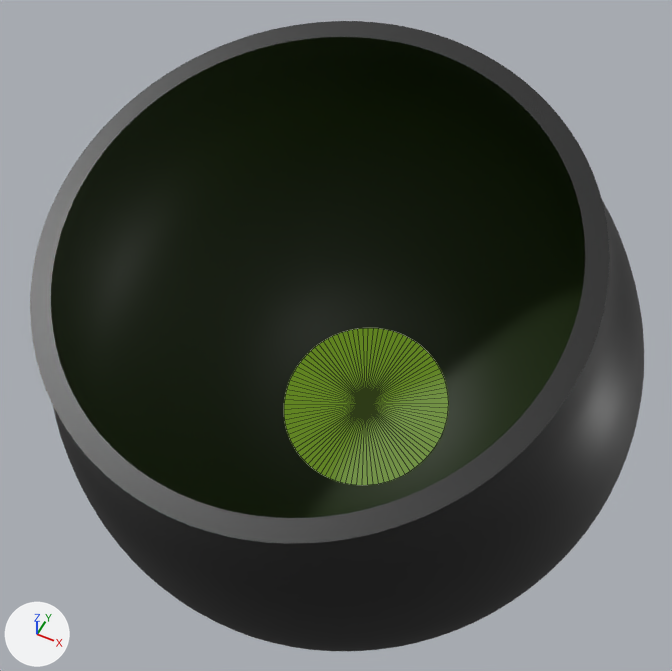
Renders of the glTF model works/023_utsuwa/model.glb from each side of a commit.
Both versions are drawn from a 50 mm lens placed at (0.82, -1.722, 3.815), pointed at (-0.027, -0.028, 1.698). The lights are fixed; the arrows at lower left show +X, +Y and +Z. The first picture is the older version. Mesh edges are drawn as thin lines on the coarser meshes. Where no turn or scale is listed for an object, it has been applied to the vertices.

In view in the first picture: 'utsuwa_body', 'utsuwa_pool'.
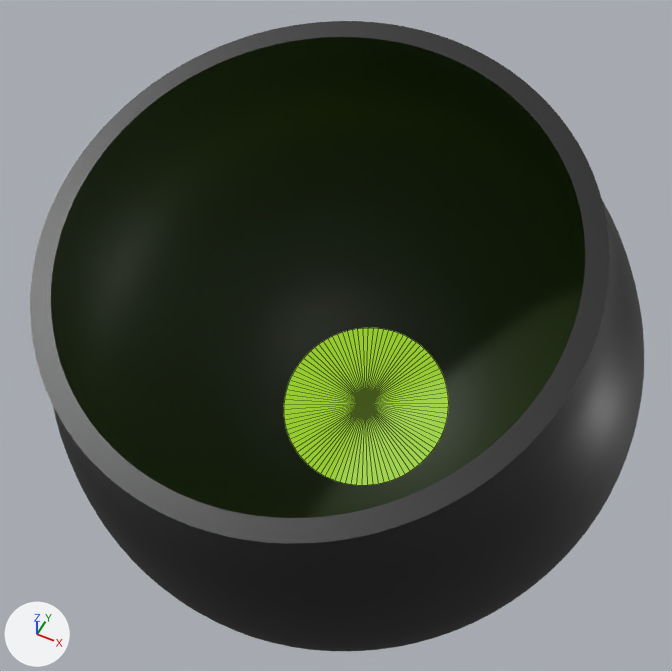
Pixel boxes (x1, y1, x2, y2) of what changed, in the pictures (672 x 671 px):
'utsuwa_pool', recoloured (lighter)
    both: (284, 328, 449, 485)

Edits to the bpy script that builds the scene:
```text
Change mat_pool_lime:
    mat_pool_lime.emission_color: (0.107, 0.212, 0.00779) -> (0.293, 0.581, 0.0213)  # green #5c7f16 -> green #93c928
```
